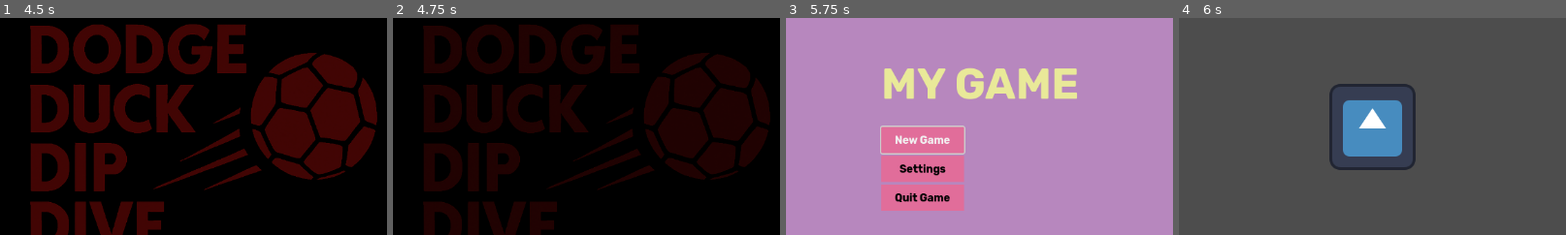
Above: before the commit, frames 1-4 (left to right).
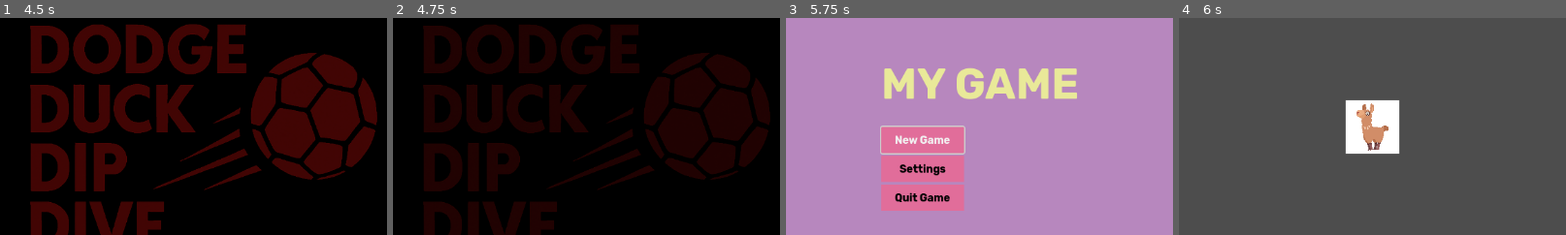
Above: after the commit, the same moments.

Repository: FabienSchmitt/Split
Game: Godot game, scene res://scenes/ui/splash_screen_manager.tscn
The game is run twice, just before and just after one commit, with the same random seed, the same clock (stepped at 60 frames per second) and the same inputs. The engine's default icon, where the game draws it, is replaced by a stand-in: a white triangle on a blue panel in a dark square.
Inputs:
- Up to frame 1 (4.5 s): tap Enter at 0.5, 3.5 s; tap Space at 2.75 s
- Up to frame 2 (4.75 s): no input
- Up to frame 3 (5.75 s): no input
- Up to frame 4 (6 s): click "New Game" at 5.75 s
The pictures show only the part of the screen within x 25-75%, y 25-75%; the shares and areas given below are measured in that part.

Frames 1-3 are identical in both runs. In frame 4, 5.0% of the frame differs, in the area x 38-62%, y 30-71%.

Commit message:
Add basic player sprite, script and walls to main scene

Diff:
--- a/scenes/main/main.tscn
+++ b/scenes/main/main.tscn
@@ -1,24 +1,33 @@
 [gd_scene format=3 uid="uid://d2xjipgen38g2"]
 
-[ext_resource type="Texture2D" uid="uid://1c3q0lw65krl" path="res://icon.svg" id="1_iuonh"]
+[ext_resource type="PackedScene" uid="uid://dlsjbkug74opl" path="res://scenes/player/player.tscn" id="1_iuonh"]
 [ext_resource type="PackedScene" uid="uid://cbkbhmpeop5u5" path="res://scenes/ui/ui_manager.tscn" id="2_iuonh"]
 
-[sub_resource type="RectangleShape2D" id="RectangleShape2D_iuonh"]
-size = Vector2(117, 117)
+[sub_resource type="RectangleShape2D" id="RectangleShape2D_lo2sf"]
+size = Vector2(7, 662)
 
 [node name="Main scene" type="Node2D" unique_id=1889810806]
 
-[node name="CharacterBody2D" type="CharacterBody2D" parent="." unique_id=1689391839]
-
-[node name="Sprite2D" type="Sprite2D" parent="CharacterBody2D" unique_id=211745710]
-texture = ExtResource("1_iuonh")
-
-[node name="CollisionShape2D" type="CollisionShape2D" parent="CharacterBody2D" unique_id=465734456]
-position = Vector2(-0.5, 0.5)
-shape = SubResource("RectangleShape2D_iuonh")
-
-[node name="Camera2D" type="Camera2D" parent="." unique_id=290206311]
+[node name="Player" parent="." unique_id=848951361 instance=ExtResource("1_iuonh")]
 
 [node name="CanvasLayer" type="CanvasLayer" parent="." unique_id=543200367]
 
 [node name="ui_manager" parent="CanvasLayer" unique_id=1183294465 instance=ExtResource("2_iuonh")]
+offset_left = 1.0
+offset_top = -6.0
+offset_right = 1.0
+offset_bottom = -6.0
+
+[node name="WallLeft" type="Area2D" parent="." unique_id=1970037877]
+position = Vector2(-566, 0)
+
+[node name="CollisionShape2D" type="CollisionShape2D" parent="WallLeft" unique_id=761472731]
+position = Vector2(-9.5, 5)
+shape = SubResource("RectangleShape2D_lo2sf")
+
+[node name="WallRight" type="Area2D" parent="." unique_id=1136511002]
+position = Vector2(583, 0)
+
+[node name="CollisionShape2D" type="CollisionShape2D" parent="WallRight" unique_id=1199834254]
+position = Vector2(-9.5, 5)
+shape = SubResource("RectangleShape2D_lo2sf")
--- /dev/null
+++ b/scenes/player/player.tscn
@@ -0,0 +1,41 @@
+[gd_scene format=3 uid="uid://dlsjbkug74opl"]
+
+[ext_resource type="Script" uid="uid://dssnisjsncl6b" path="res://scripts/player.gd" id="1_dovo2"]
+[ext_resource type="Texture2D" uid="uid://bm7xkrbngyrfx" path="res://assets/sprites/lama.jpg" id="2_dovo2"]
+
+[sub_resource type="AtlasTexture" id="AtlasTexture_gmlin"]
+atlas = ExtResource("2_dovo2")
+region = Rect2(0, 0, 7973, 7974)
+
+[sub_resource type="SpriteFrames" id="SpriteFrames_lo2sf"]
+animations = [{
+"frames": [{
+"duration": 1.0,
+"texture": SubResource("AtlasTexture_gmlin")
+}],
+"loop": 1,
+"name": &"idle",
+"speed": 5.0
+}]
+
+[sub_resource type="CircleShape2D" id="CircleShape2D_dovo2"]
+radius = 19.94
+
+[node name="Player" type="Area2D" unique_id=1871352174]
+script = ExtResource("1_dovo2")
+
+[node name="Camera2D" type="Camera2D" parent="." unique_id=2078184630]
+
+[node name="AnimatedSprite2D" type="AnimatedSprite2D" parent="." unique_id=1172210751]
+scale = Vector2(0.01, 0.01)
+sprite_frames = SubResource("SpriteFrames_lo2sf")
+animation = &"idle"
+
+[node name="CollisionShape2D" type="CollisionShape2D" parent="." unique_id=1838874130]
+shape = SubResource("CircleShape2D_dovo2")
+
+[node name="RayCast2D_Right" type="RayCast2D" parent="." unique_id=829360666]
+target_position = Vector2(60, 0)
+
+[node name="RayCast2D_Left" type="RayCast2D" parent="." unique_id=655253548]
+target_position = Vector2(60, 0)
--- /dev/null
+++ b/scripts/player.gd
@@ -0,0 +1,19 @@
+extends Area2D
+
+const SPEED = 60;
+
+@onready var ray_cast_2d_right: RayCast2D = $RayCast2D_Right
+@onready var ray_cast_2d_left: RayCast2D = $RayCast2D_Left
+@onready var animated_sprite_2d: AnimatedSprite2D = $AnimatedSprite2D
+
+
+var direction = 1;
+
+func _process_physics(delta):
+	if ray_cast_2d_right.is_colliding():
+		direction = -1;
+		animated_sprite_2d.flip_h = true;
+	if ray_cast_2d_left.is_colliding():
+		direction = 1;
+		animated_sprite_2d.flip_h = false;
+	position.x += direction * SPEED * delta;
Binary file added: assets/sprites/lama.jpg
Not shown, added: assets/sprites/lama.jpg.import
Not shown, added: scripts/player.gd.uid
